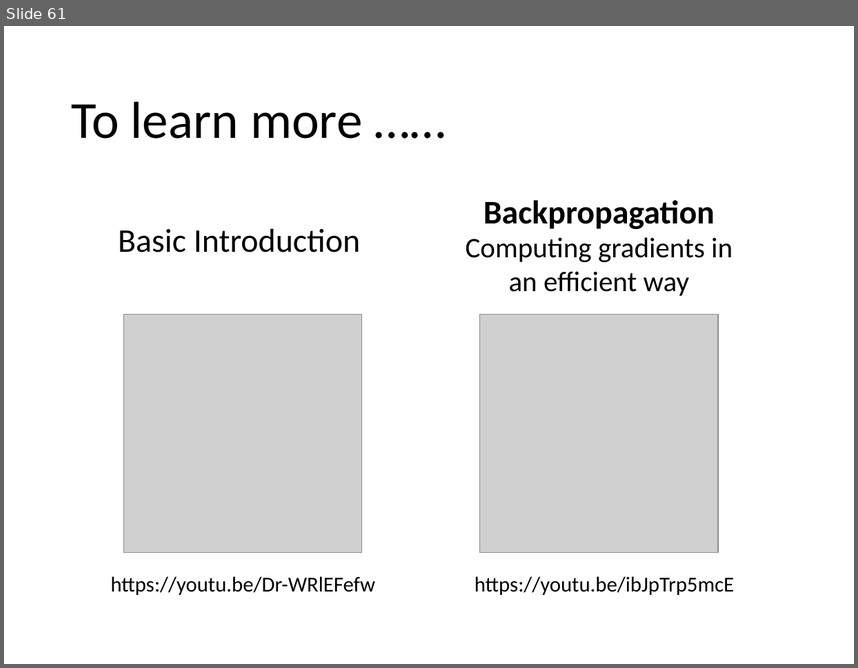
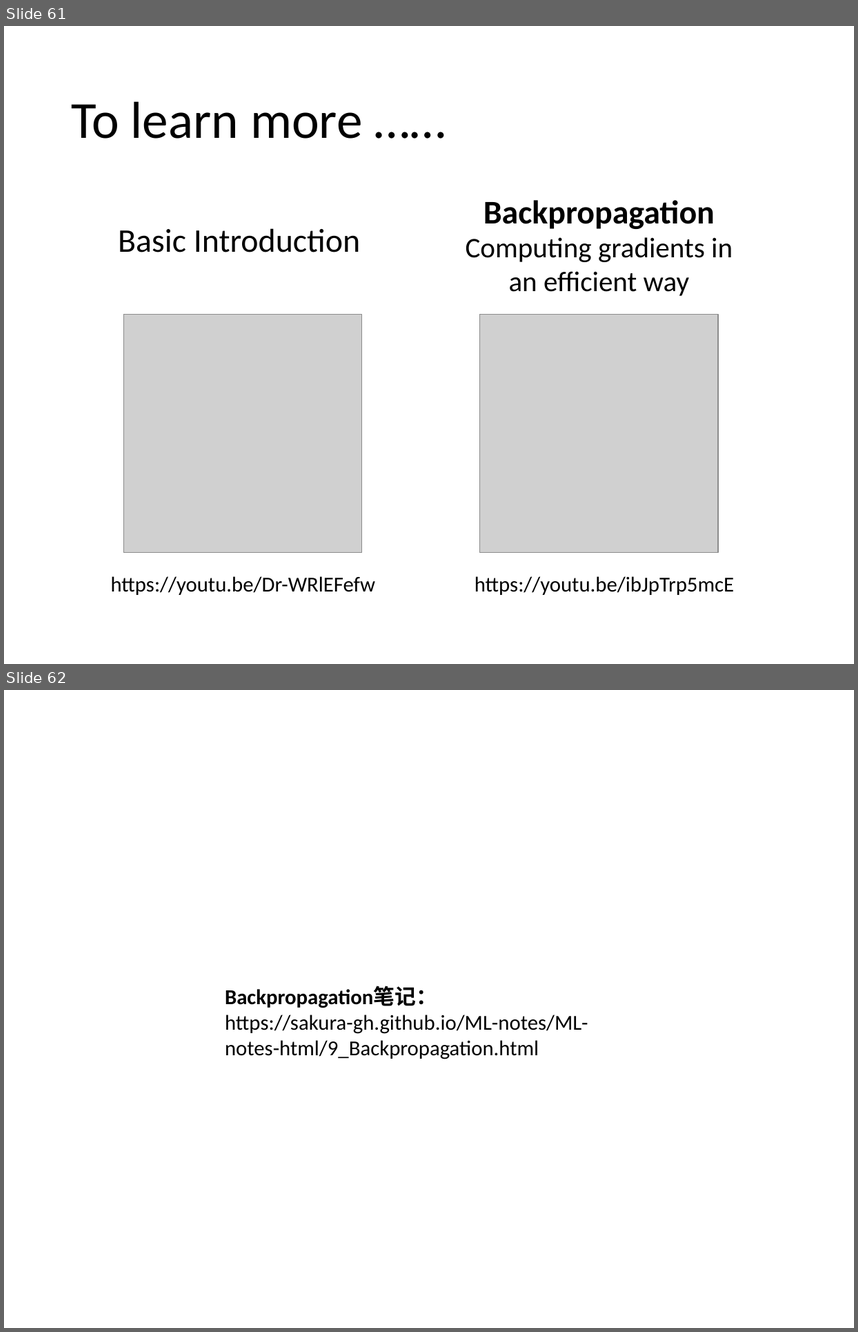
Before and after one commit to ForresterLu/ML, a slide deck: Hung-yi Lee Course/MACHINE LEARNING 2021 SPRING/Introduction/regression (v16).pptx. Shown one above the other, each under a label of ours: slide 61 before the commit, slides 61 and 62 after it. The pictures are 858x668 and 858x1332 pixels, drawn with LibreOffice and Linux fonts; fonts in the diff are those of the drawing; grey boxes stand for pictures. Boxes give left, top, right and bottom in pixels: in the first picture for what was removed or moved away, otherwise in the second. Text is boxed around its words. In the diff, an @@ line names an element or a change of style, - is before the commit and + after.

Commit message:
modify introduction.pptx

```diff
--- a/Hung-yi Lee Course/MACHINE LEARNING 2021 SPRING/Introduction/regression (v16).pptx
+++ b/Hung-yi Lee Course/MACHINE LEARNING 2021 SPRING/Introduction/regression (v16).pptx
@@ slide 62 added at (x1=4, y1=690, x2=854, y2=1328), background #FFFFFF @@
@@ text added at (x1=225, y1=986, x2=588, y2=1059), 18 pt, text #000000 @@
+Backpropagation笔记：
+https://sakura-gh.github.io/ML-notes/ML-notes-html/9_Backpropagation.html
```
Also in this commit, not shown: 1 other file.
